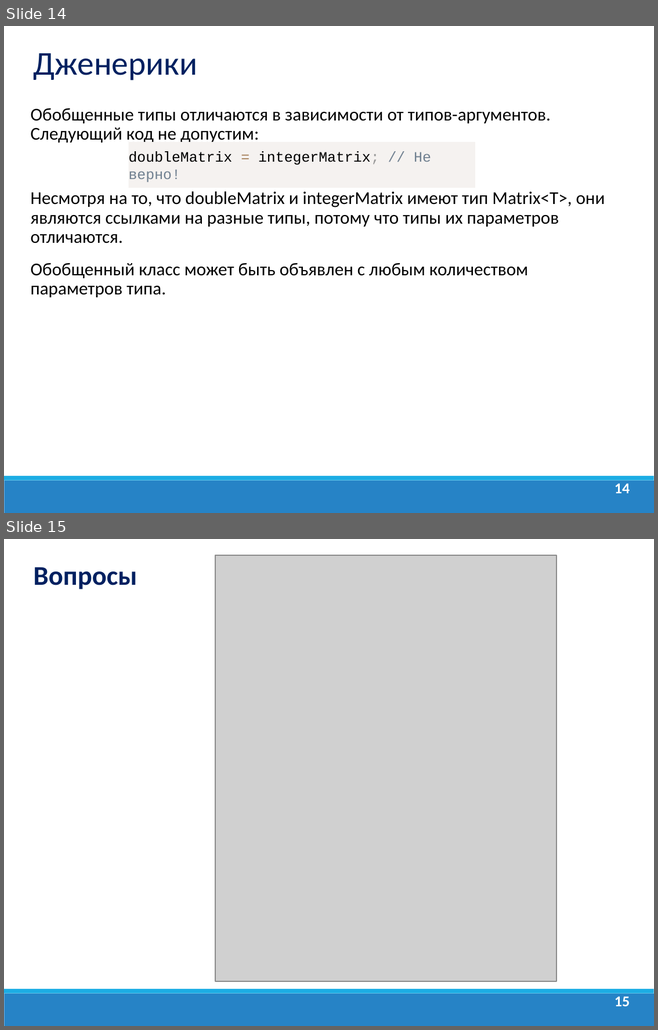
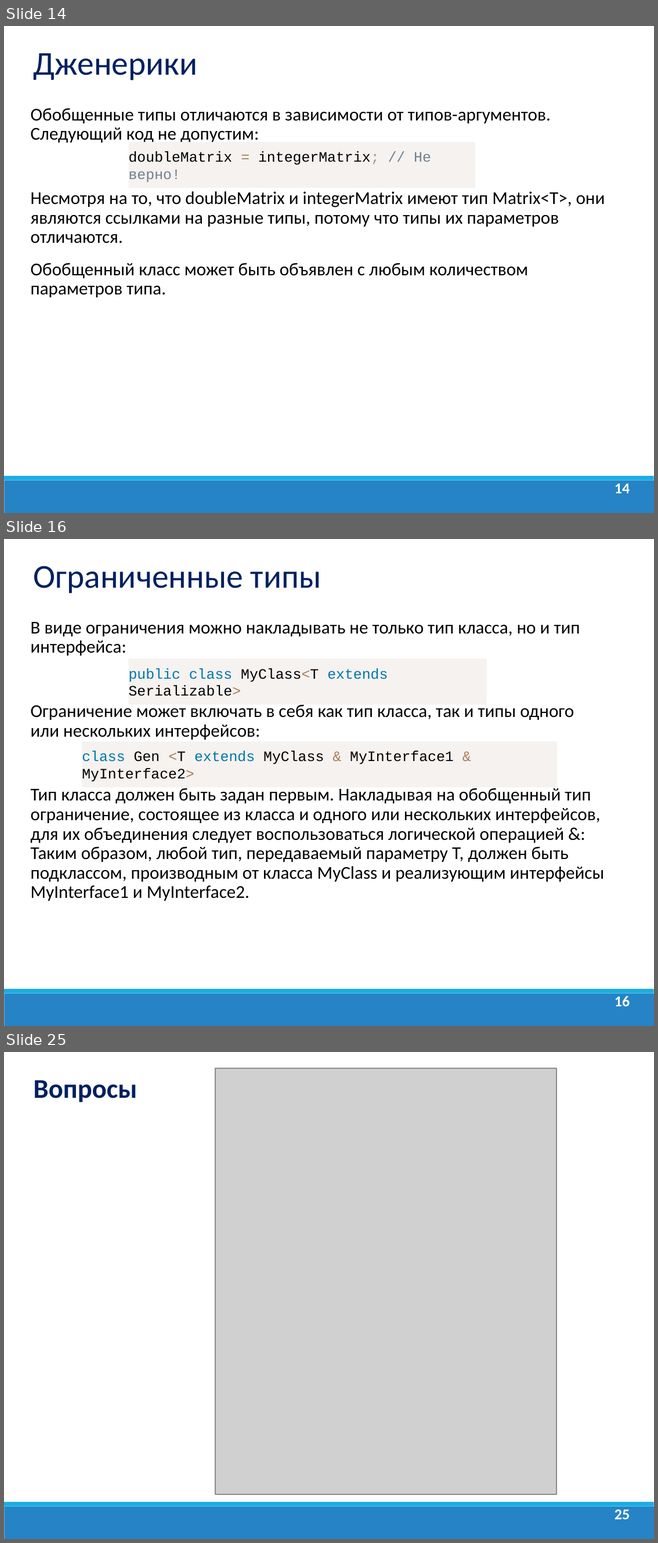
Before and after one commit to dmitry-academy/academy_5220, a slide deck: academy5220/resources/presentations/Java Lection 9. Дженерики. Enum.ppt. Shown one above the other, each under a label of ours: slides 14 and 15 before the commit, slides 14, 16 and 25 after it; the slides between them are not shown. The pictures are 658x1030 and 658x1543 pixels, drawn with LibreOffice and Linux fonts; fonts in the diff are those of the drawing; grey boxes stand for pictures; background and template pictures are left out. Boxes give left, top, right and bottom in pixels: in the first picture for what was removed or moved away, otherwise in the second. Text is boxed around its words. In the diff, an @@ line names an element or a change of style, - is before the commit and + after.

```diff
--- a/academy5220/resources/presentations/Java Lection 9. Дженерики. Enum.ppt
+++ b/academy5220/resources/presentations/Java Lection 9. Дженерики. Enum.ppt
@@ slide 16 added at bbox=[4, 539, 654, 1026], background #FFFFFF; not listed: 2 template elements that a slide beside it also shows @@
@@ text added at bbox=[34, 566, 321, 594], 37 pt, text #002060 @@
+Ограниченные типы
@@ text added at bbox=[31, 622, 604, 901], 20 pt, text #000000 @@
+В виде ограничения можно накладывать не только тип класса, но и тип интерфейса:
+Ограничение может включать в себя как тип класса, так и типы одного или нескольких интерфейсов:
+Тип класса должен быть задан первым. Накладывая на обобщенный тип ограничение, состоящее из класса и одного или нескольких интерфейсов, для их объединения следует воспользоваться логической операцией &: Таким образом, любой тип, передаваемый параметру Т, должен быть подклассом, производным от класса MyClass и реализующим интерфейсы MyInterface1 и MyInterface2.
@@ rectangle added at bbox=[129, 658, 487, 705], fill #F5F2F0, 16 pt, text #000000 @@
+public class MyClass<T extends Serializable>
@@ rectangle added at bbox=[82, 741, 557, 788], fill #F5F2F0, 16 pt, text #000000 @@
+class Gen <T extends MyClass & MyInterface1 & MyInterface2>
@@ page number added at bbox=[614, 996, 629, 1006], 16.6 pt, text #FFFFFF, bold @@
+16
@@ what was slide 15 is now slide 25 @@
@@ page number at bbox=[614, 1510, 629, 1519]: text changed @@
-15
+25
```
Also in this commit, not shown: 10 other slides added, 1 slide removed, 19 other files.
